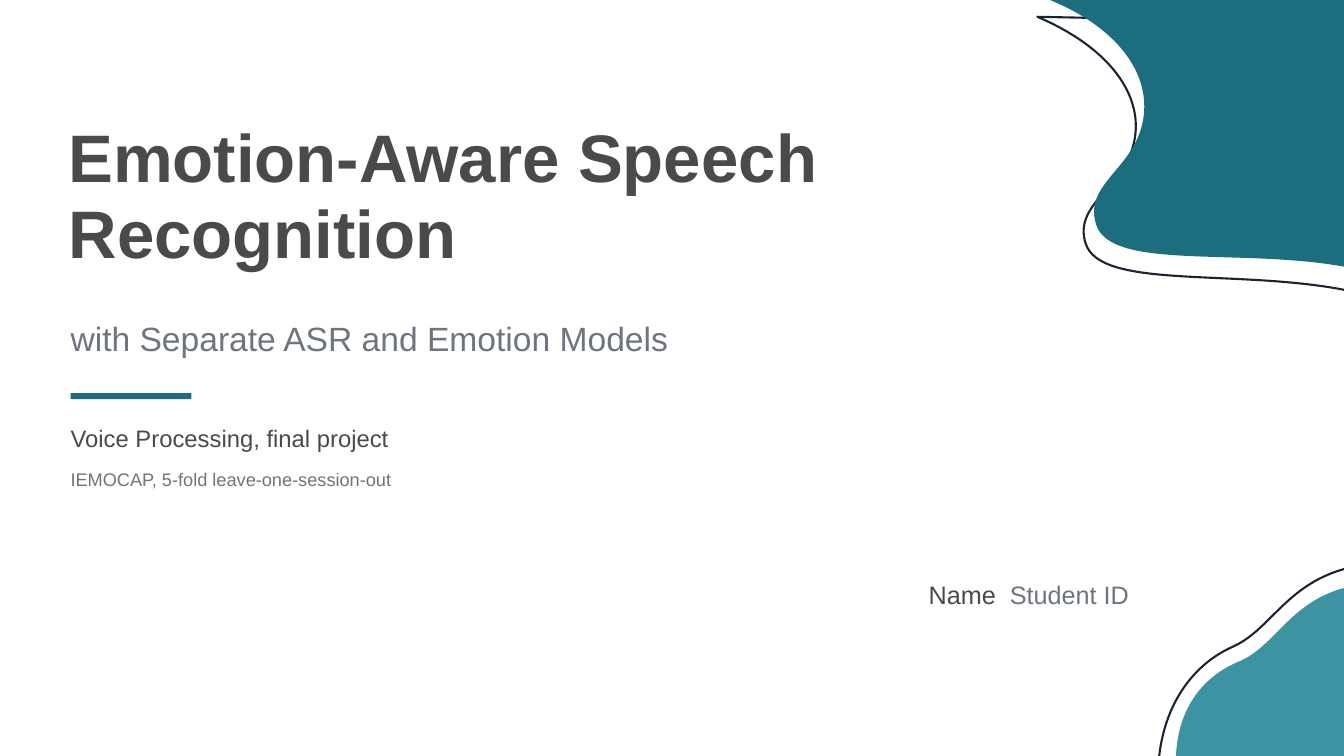
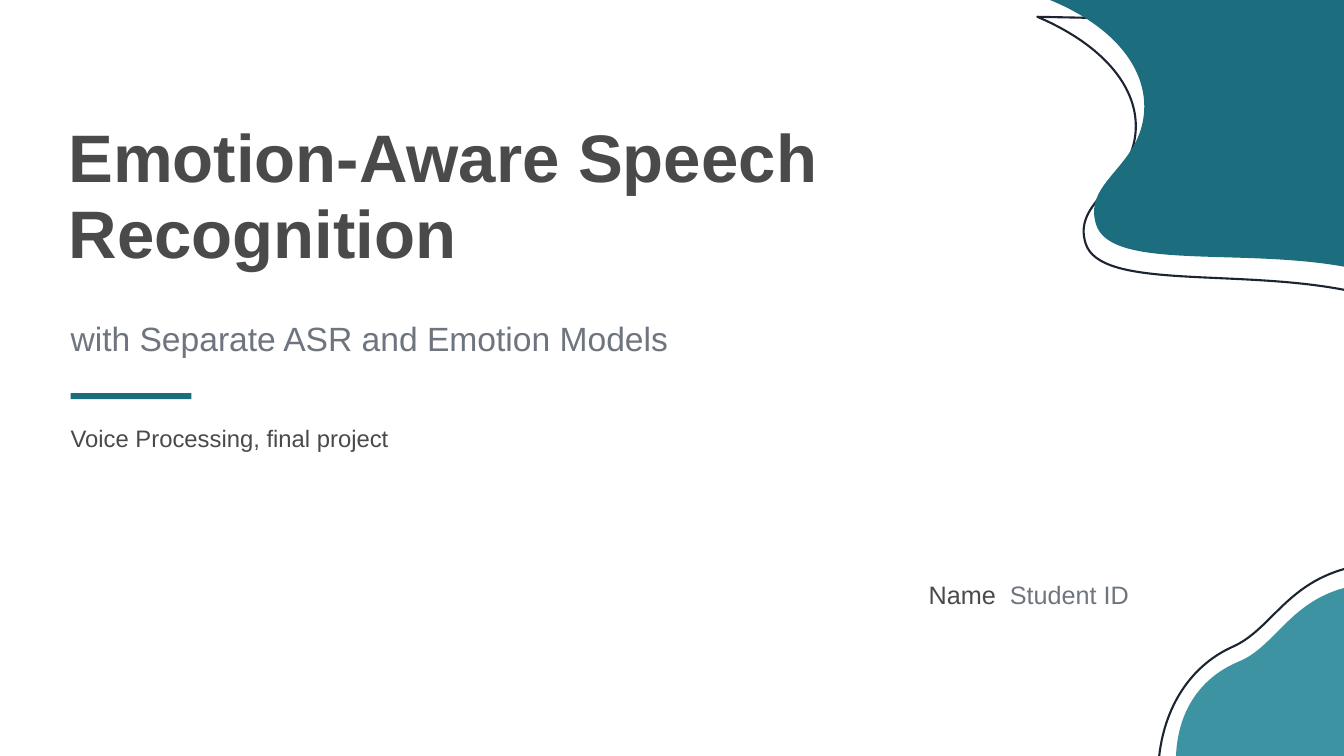
Before and after one commit to jasonhoang6201/vp-ser, a slide deck: slide 1 of paper-review/slides/eaasr-slides.pptx. Drawn at 1344x756 pixels with LibreOffice and Linux fonts; fonts in the diff are those of the drawing. Boxes give left, top, right and bottom in pixels: in the first picture for what was removed or moved away, otherwise in the second. Text is boxed around its words. In the diff, an @@ line names an element or a change of style, - is before the commit and + after.

```diff
--- a/paper-review/slides/eaasr-slides.pptx
+++ b/paper-review/slides/eaasr-slides.pptx
@@ text removed at [71, 473, 391, 488] @@
-IEMOCAP, 5-fold leave-one-session-out
```
Also in this commit, not shown: 13 other slides changed, 5 slides added, 7 slides removed, 18 other files.
